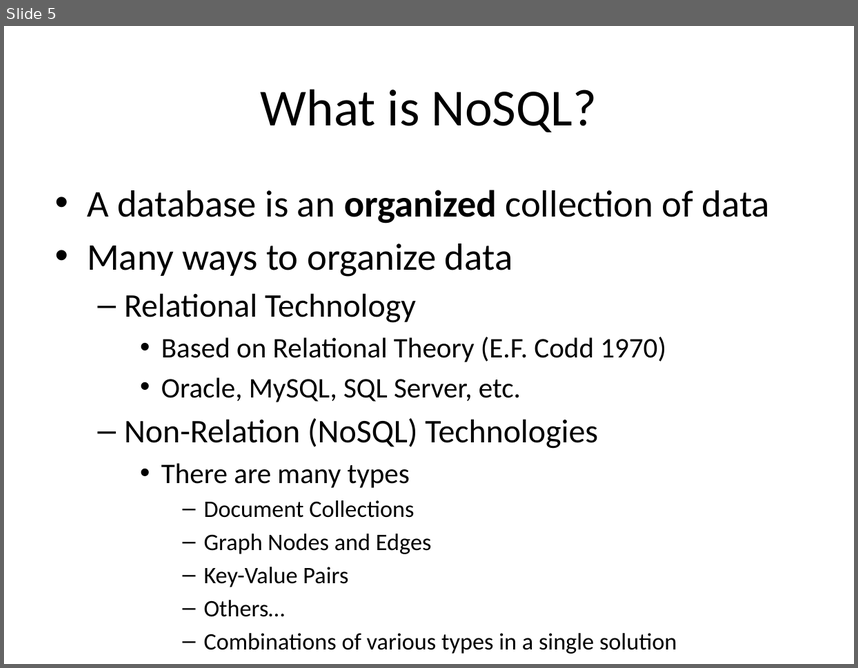
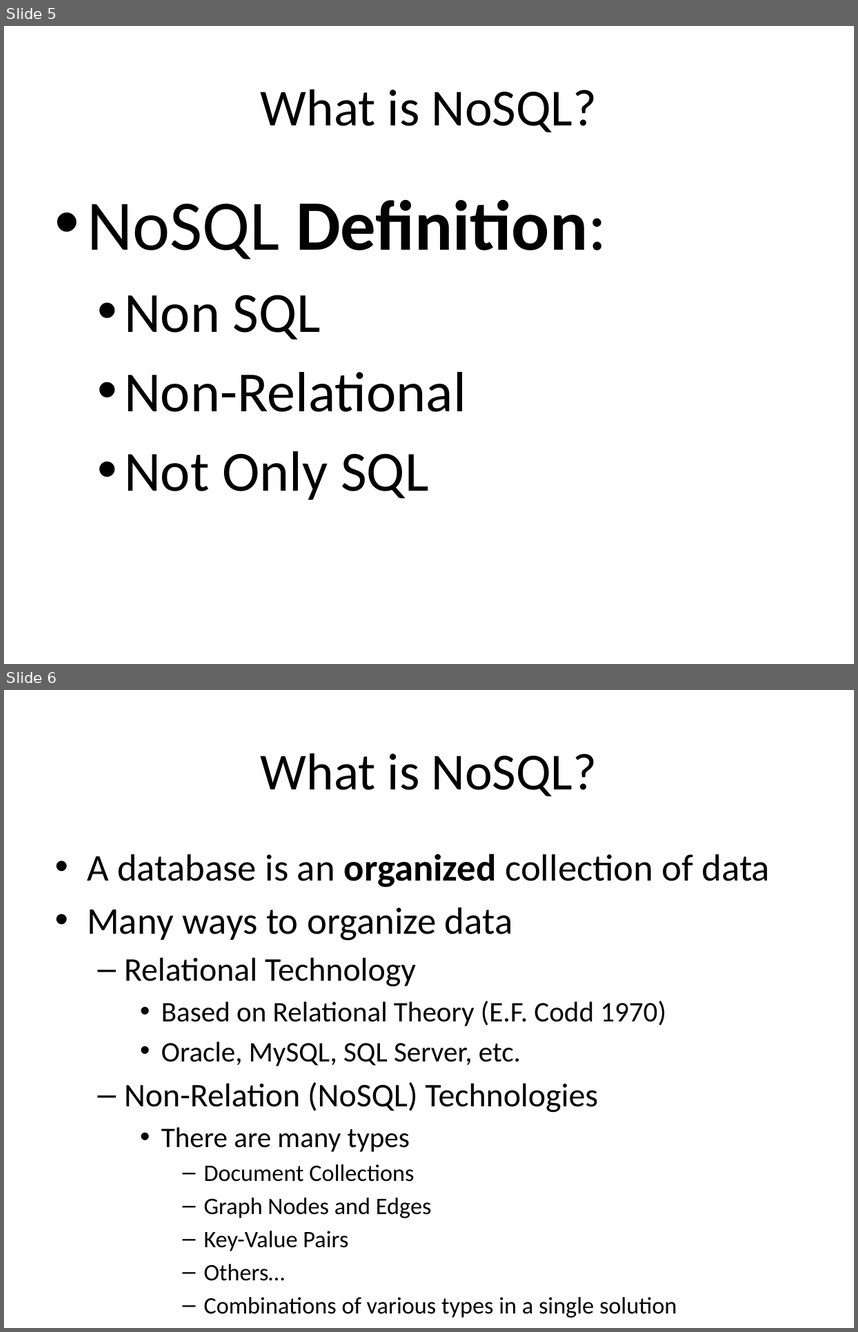
Before and after one commit to UUDeCART/NoSQL, a slide deck: NoSQL.pptx. Shown one above the other, each under a label of ours: slide 5 before the commit, slides 5 and 6 after it. The pictures are 858x668 and 858x1332 pixels, drawn with LibreOffice and Linux fonts; fonts in the diff are those of the drawing. Boxes give left, top, right and bottom in pixels: in the first picture for what was removed or moved away, otherwise in the second. Text is boxed around its words. In the diff, an @@ line names an element or a change of style, - is before the commit and + after.

```diff
--- a/NoSQL.pptx
+++ b/NoSQL.pptx
@@ slide 5 added at (x1=4, y1=26, x2=854, y2=664), background #FFFFFF @@
@@ title added at (x1=261, y1=89, x2=597, y2=132), 44 pt, text #000000 @@
+What is NoSQL?
@@ text added at (x1=87, y1=199, x2=607, y2=500), 48 pt, text #000000 @@
+• NoSQL Definition:
+  • Non SQL
+  • Non-Relational
+  • Not Only SQL
@@ what was slide 5 is now slide 6 @@
```
Also in this commit, not shown: 10 slides changed.
